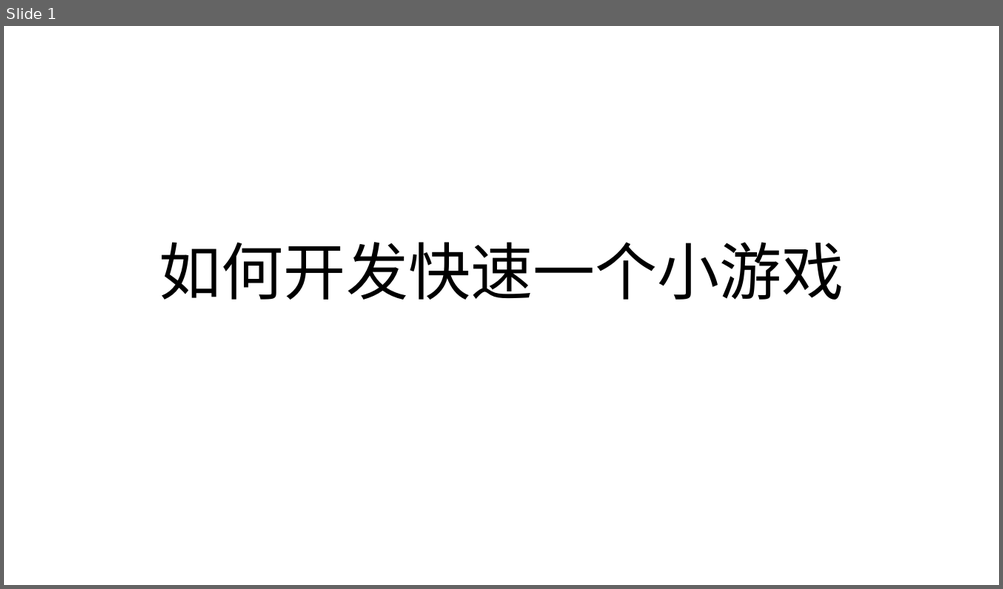
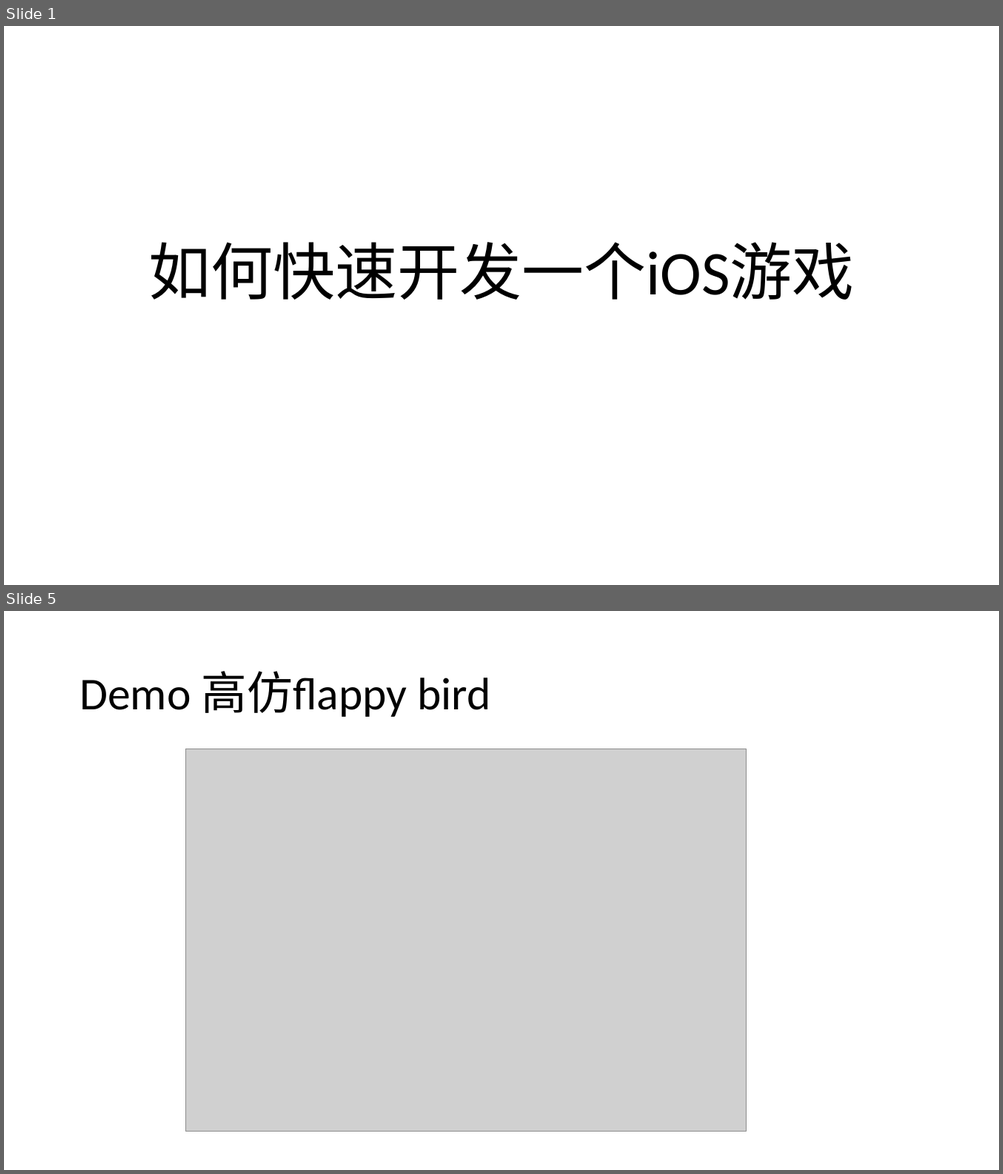
Before and after one commit to lin376186421/OwenLin2, a slide deck: MyGame/如何开发快速一个小游戏.pptx. Shown one above the other, each under a label of ours: slide 1 before the commit, slides 1 and 5 after it; the slides between them are not shown. The pictures are 1003x589 and 1003x1174 pixels, drawn with LibreOffice and Linux fonts; fonts in the diff are those of the drawing; grey boxes stand for pictures. Boxes give left, top, right and bottom in pixels: in the first picture for what was removed or moved away, otherwise in the second. Text is boxed around its words. In the diff, an @@ line names an element or a change of style, - is before the commit and + after.

```diff
--- a/MyGame/如何开发快速一个小游戏.pptx
+++ b/MyGame/如何开发快速一个小游戏.pptx
@@ slide 5 added at (x1=4, y1=611, x2=999, y2=1170), background #FFFFFF @@
@@ title added at (x1=79, y1=671, x2=490, y2=717), 44 pt, text #000000 @@
+Demo 高仿flappy bird
@@ picture added at (x1=186, y1=749, x2=745, y2=1132) @@
@@ slide 1 changed as well @@
@@ title at (x1=148, y1=242, x2=854, y2=300): text changed @@
-如何开发快速一个小游戏
+如何快速开发一个iOS游戏
```
Also in this commit, not shown: 4 other slides added.
